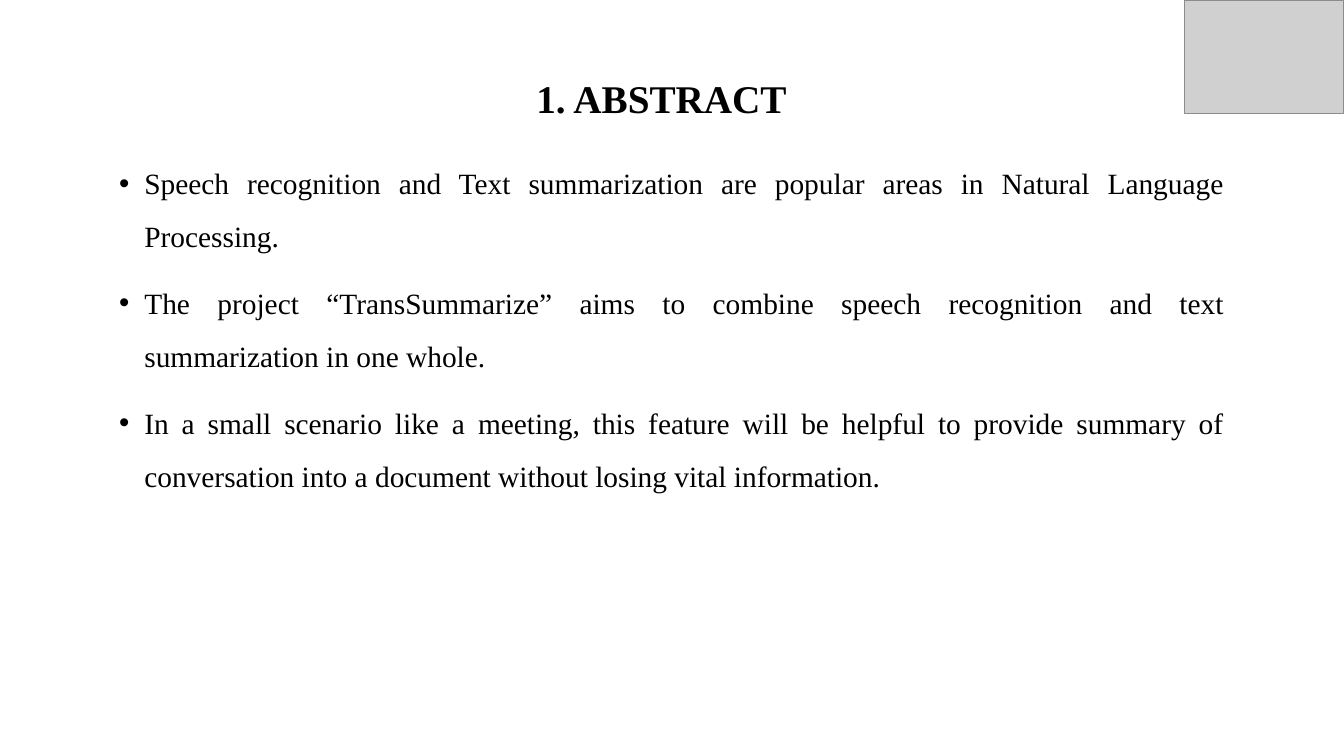
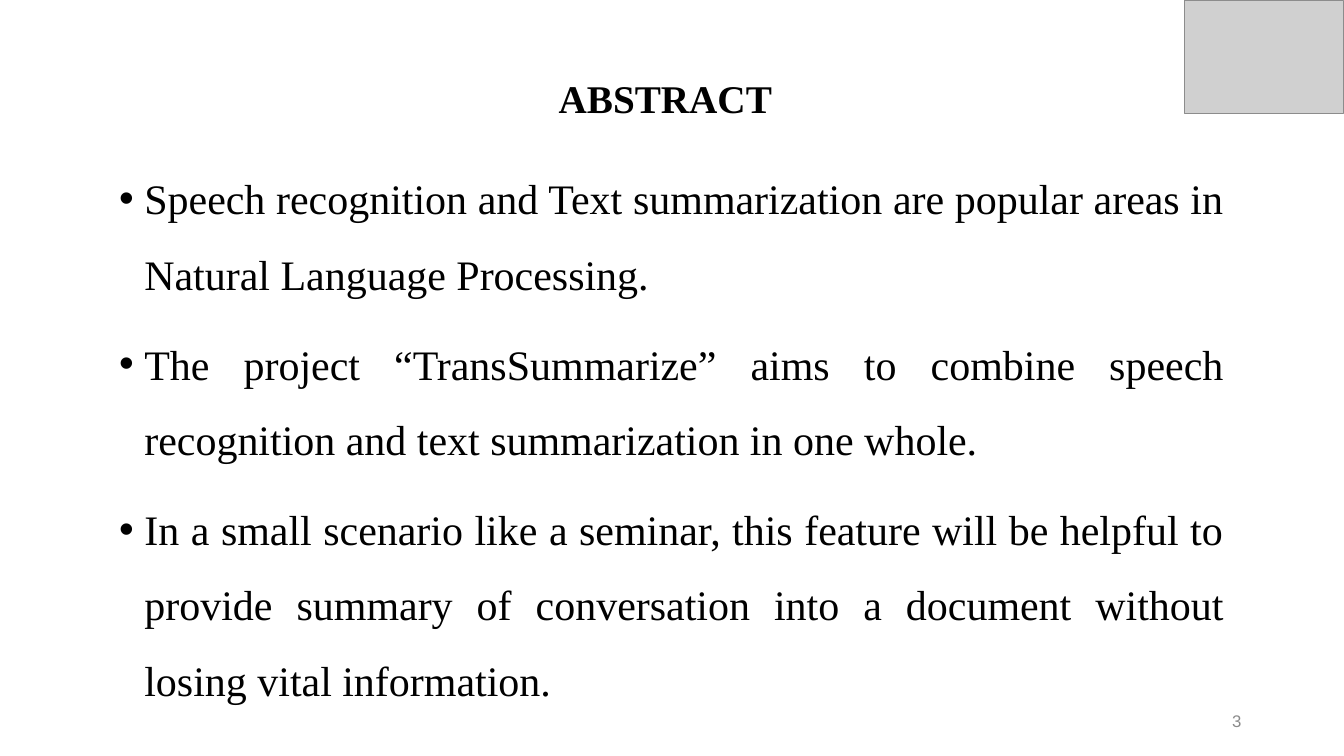
Before and after one commit to Hariomsmit/TransSummarize, a slide deck: slide 3 of MINI_PROJECT.pptx. Drawn at 1344x756 pixels with LibreOffice and Linux fonts; fonts in the diff are those of the drawing; grey boxes stand for pictures. Boxes give left, top, right and bottom in pixels: in the first picture for what was removed or moved away, otherwise in the second. Text is boxed around its words. In the diff, an @@ line names an element or a change of style, - is before the commit and + after.

```diff
--- a/MINI_PROJECT.pptx
+++ b/MINI_PROJECT.pptx
@@ title at (559,87,772,114): text changed @@
-1. ABSTRACT
+ABSTRACT
@@ text at (144,185,1223,463): size 21 to 30 pt in "Speech recognition and Text summarization are popular ...", "The project “TransSummarize” aims to combine speech ..."; indent changed; less space between paragraphs @@
@@ text at (144,515,1223,704): text changed; size 21 to 30 pt @@
-• In a small scenario like a meeting, this feature will be helpful to provide summary of conversation into a document without losing vital information.
+• In a small scenario like a seminar, this feature will be helpful to provide summary of conversation into a document without losing vital information.
@@ page number added at (1232,715,1241,727), 12 pt, text #8B8B8B @@
+3
```
Also in this commit, not shown: 8 other slides changed, 5 slides added, 1 slide removed, 11 other files.
